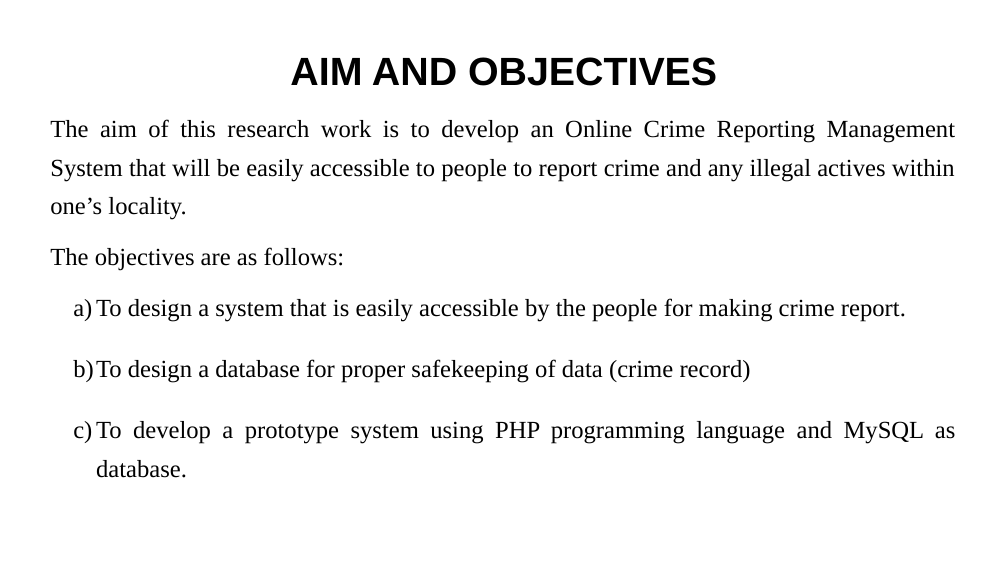
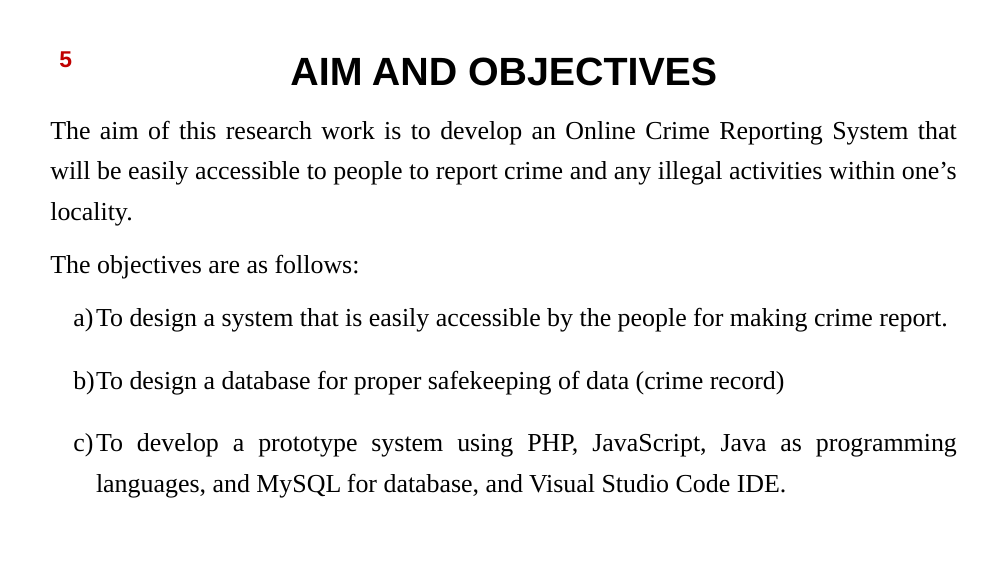
Before and after one commit to Jackieriel/crime-reporting-system, a slide deck: slide 6 of PAPER WORK/TESSY MAIN WORK/NOVEMBER/ETUKUDOH UNWANA THERESA CRIME SYSTEM.pptx. Drawn at 1008x567 pixels with LibreOffice and Linux fonts; fonts in the diff are those of the drawing; background and template pictures are left out. Boxes give left, top, right and bottom in pixels: in the first picture for what was removed or moved away, otherwise in the second. Text is boxed around its words. In the diff, an @@ line names an element or a change of style, - is before the commit and + after.

```diff
--- a/PAPER WORK/TESSY MAIN WORK/NOVEMBER/ETUKUDOH UNWANA THERESA CRIME SYSTEM.pptx
+++ b/PAPER WORK/TESSY MAIN WORK/NOVEMBER/ETUKUDOH UNWANA THERESA CRIME SYSTEM.pptx
@@ text added at <box>59,51,72,68</box>, 18 pt, text #C00000, bold @@
+5
@@ text at <box>50,120,957,226</box>: text changed; size 19.4 to 20.4 pt @@
-The aim of this research work is to develop an Online Crime Reporting Management System that will be easily accessible to people to report crime and any illegal actives within one’s locality.
+The aim of this research work is to develop an Online Crime Reporting System that will be easily accessible to people to report crime and any illegal activities within one’s locality.
@@ text at <box>50,254,947,395</box>: size 19.4 to 20.4 pt in "The objectives are as follows:", "To design a system that is easily ...", "To design a database for proper safekeeping ..." @@
@@ text at <box>96,433,957,498</box>: text changed; size 19.4 to 20.4 pt @@
-c) To develop a prototype system using PHP programming language and MySQL as database.
+c) To develop a prototype system using PHP, JavaScript, Java as programming languages, and MySQL for database, and Visual Studio Code IDE.
```
Also in this commit, not shown: 11 other slides changed, 54 other files.
